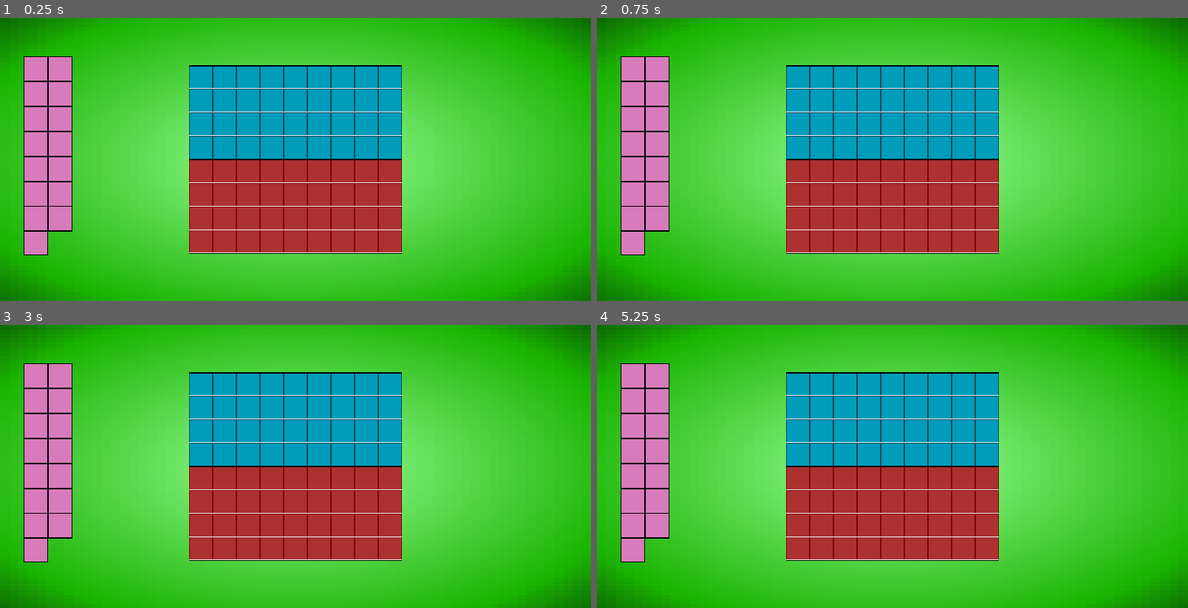
Above: before the commit, frames 1-4 (two rows, left to right).
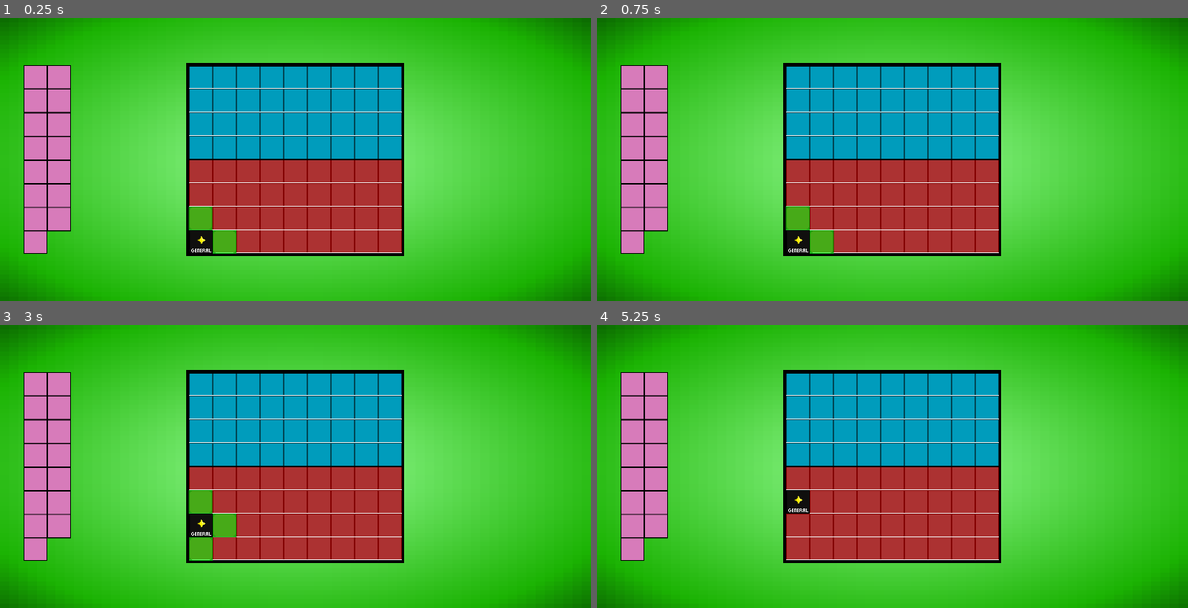
Above: after the commit, the same moments.

Repository: Forther04/Game-Of-The-Generals
Game: Godot game, scene res://Scene/Main.tscn
Two runs of this game, one before a commit and one after it. Both use one fixed random seed, a clock stepped at 60 frames per second and the inputs below.
Inputs (mouse positions are in pixels of both pictures, inside the frame that each line leads up to):
- Up to frame 1 (0.25 s): no input
- Up to frame 2 (0.75 s): click (797, 241) at 0.52 s
- Up to frame 3 (3 s): click (200, 523) at 1.27 s; click (200, 525) at 2.02 s; click (200, 525) at 2.77 s
- Up to frame 4 (5.25 s): click (797, 548) at 3.52 s; click (821, 525) at 4.27 s; click (797, 500) at 5.02 s

The runs differ from the first frame. In frame 1, 3.3% of the frame differs, in the area x 4-69%, y 13-85%; in frame 2, 3.3%; in frame 3, 3.7%; in frame 4, 2.7%.

Commit message:
Revert "Black Flag v2"
This reverts commit 8127b70516bb9c6ca12bd049ef136e920595f513.

Diff:
--- a/Scene/Main.tscn
+++ b/Scene/Main.tscn
@@ -1,7 +1,10 @@
-[gd_scene load_steps=7 format=4 uid="uid://cud612tnjxlyy"]
+[gd_scene load_steps=12 format=4 uid="uid://cud612tnjxlyy"]
 
+[ext_resource type="Script" path="res://Script/Main.gd" id="1_jjkbb"]
 [ext_resource type="Texture2D" uid="uid://djju0agl775jm" path="res://Assest/Board/pieces.png" id="1_jxr0l"]
 [ext_resource type="Texture2D" uid="uid://bs2abvst5wubh" path="res://Assest/Board/Board_Sheet2.png" id="2_a0yi7"]
+[ext_resource type="Texture2D" uid="uid://xy6l648vcojv" path="res://Assest/Board/Border.png" id="3_yqk3d"]
+[ext_resource type="PackedScene" uid="uid://ueyeavrra30y" path="res://Scene/Pieces/Black/Flag.tscn" id="4_bwtr0"]
 
 [sub_resource type="Gradient" id="Gradient_ajfct"]
 offsets = PackedFloat32Array(0, 0.818182, 1)
@@ -11,6 +14,14 @@
 gradient = SubResource("Gradient_ajfct")
 fill = 1
 fill_from = Vector2(0.5, 0.509174)
+
+[sub_resource type="SegmentShape2D" id="SegmentShape2D_ht2sr"]
+a = Vector2(1.52588e-05, -1.46565)
+b = Vector2(-0.488129, 255.023)
+
+[sub_resource type="SegmentShape2D" id="SegmentShape2D_e7704"]
+a = Vector2(1.52588e-05, -1.46565)
+b = Vector2(1.14441e-05, 285.071)
 
 [sub_resource type="TileSetAtlasSource" id="TileSetAtlasSource_7wbm8"]
 texture = ExtResource("2_a0yi7")
@@ -58,6 +69,7 @@
 anchor_bottom = 1.0
 grow_horizontal = 2
 grow_vertical = 2
+script = ExtResource("1_jjkbb")
 
 [node name="Background" type="TextureRect" parent="."]
 layout_mode = 1
@@ -74,17 +86,56 @@
 layout_mode = 1
 anchors_preset = -1
 anchor_left = 0.04
-anchor_top = 0.135
+anchor_top = 0.167
 anchor_right = 0.12
 anchor_bottom = 0.833
-offset_top = 0.319992
-offset_right = -62.0
-offset_bottom = -265.744
+offset_top = -0.256012
+offset_right = -64.0
+offset_bottom = -255.744
 grow_horizontal = 2
 grow_vertical = 2
 scale = Vector2(2, 2)
 texture = ExtResource("1_jxr0l")
 expand_mode = 1
+
+[node name="Border" type="Sprite2D" parent="."]
+position = Vector2(799, 384)
+scale = Vector2(2.04861, 2.04687)
+texture = ExtResource("3_yqk3d")
+
+[node name="Left" type="Area2D" parent="Border"]
+collision_layer = 2
+collision_mask = 2
+
+[node name="Left" type="CollisionShape2D" parent="Border/Left"]
+position = Vector2(-142.536, -127.023)
+shape = SubResource("SegmentShape2D_ht2sr")
+
+[node name="Right" type="Area2D" parent="Border"]
+collision_layer = 2
+collision_mask = 2
+
+[node name="Right" type="CollisionShape2D" parent="Border/Right"]
+position = Vector2(143.024, -127.023)
+shape = SubResource("SegmentShape2D_ht2sr")
+
+[node name="Top" type="Area2D" parent="Border"]
+collision_layer = 2
+collision_mask = 2
+
+[node name="Top" type="CollisionShape2D" parent="Border/Top"]
+position = Vector2(143.024, -127.023)
+rotation = 1.5708
+shape = SubResource("SegmentShape2D_e7704")
+
+[node name="Bottom" type="Area2D" parent="Border"]
+collision_layer = 2
+collision_mask = 2
+
+[node name="Bottom" type="CollisionShape2D" parent="Border/Bottom"]
+position = Vector2(143.024, 126.534)
+rotation = 1.5708
+shape = SubResource("SegmentShape2D_e7704")
 
 [node name="Control" type="Control" parent="."]
 layout_mode = 1
@@ -103,3 +154,8 @@
 scale = Vector2(2, 2)
 tile_map_data = PackedByteArray("AAAIAAYAAAAAAAMAAAAHAAYAAAAAAAMAAAAGAAYAAAAAAAMAAAAFAAYAAAAAAAMAAAAEAAYAAAAAAAMAAAADAA …(1072 unchanged characters)…
 tile_set = SubResource("TileSet_x8qny")
+
+[node name="Black Pieces" type="Node" parent="."]
+
+[node name="Flag" parent="." instance=ExtResource("4_bwtr0")]
+position = Vector2(544, 608)
--- a/Scene/Pieces/Black/Flag.tscn
+++ b/Scene/Pieces/Black/Flag.tscn
@@ -102,8 +102,9 @@
 scale = Vector2(2, 2)
 texture = ExtResource("1_m3crr")
 region_enabled = true
-region_rect = Rect2(0, 0, 32, 32)
+region_rect = Rect2(170, 0, 32, 32)
 script = ExtResource("2_s1w6r")
+pieces = 5
 
 [node name="Main" type="Button" parent="."]
 anchors_preset = 15
--- a/Script/Black Pieces/Black.gd
+++ b/Script/Black Pieces/Black.gd
@@ -1,8 +1,49 @@
 extends Sprite2D
+
+
+@onready var button: Button = $Button
+@onready var top: Area2D = $Choices/Top/TOp
+@onready var bottom: Area2D = $Choices/Bottom/BOttom
+@onready var left: Area2D = $Choices/Left/Left
+@onready var right: Area2D = $Choices/Right/Right
 
 
 @export var pieces : piece
 enum piece {Flag,General_5,General_4,General_3,General_2,General_1}
+
+var currently_selected : bool = false
+var selected : bool = false
+var picked : bool = false
+
+signal piece_selected(piece)
+
+
+func _process(delta: float) -> void:
+	change_piece()
+	if top.overlaps_area($"../Border/Top"):
+		print("Overlaped with Top")
+		$Choices/Top.hide()
+	if left.overlaps_area($"../Border/Left"):
+		print("Overlaped with Left")
+		$Choices/Left.hide()
+	if right.overlaps_area($"../Border/Right"):
+		print("Overlaped with Right")
+		$Choices/Right.hide()
+	if bottom.overlaps_area($"../Border/Bottom"):
+		print("Overlaped with Bottom")
+		$Choices/Bottom.hide()
+	if !top.overlaps_area($"../Border/Top"):
+		print("Overlaped with Top")
+		$Choices/Top.show()
+	if !left.overlaps_area($"../Border/Left"):
+		print("Overlaped with Left")
+		$Choices/Left.show()
+	if !right.overlaps_area($"../Border/Right"):
+		print("Overlaped with Right")
+		$Choices/Right.show()
+	if !bottom.overlaps_area($"../Border/Bottom"):
+		print("Overlaped with Bottom")
+		$Choices/Bottom.show()
 
 
 func change_piece():
@@ -24,3 +65,26 @@
 	if pieces == 5:
 		self.region_rect = Rect2(170,0,32,32)
 		self.name = "1_General"
+
+
+func select():
+	selected = true
+	$Selected.play("Selected")
+func deselect():
+	selected = false
+	$Selected.stop()
+
+func _on_button_pressed():
+	emit_signal("piece_selected", self)
+	if picked == false:
+		$Choices.show()
+		picked = true
+	else:
+		picked = false
+		$Choices.hide()
+
+
+func _on_top_pressed() -> void:
+	$".".position.y -= 64
+	$Choices.hide()
+	$Selected.stop()
--- a/Script/Main.gd
+++ b/Script/Main.gd
@@ -1 +1,16 @@
 extends Control
+
+var selected_piece = null
+
+func _ready():
+	for piece in get_tree().get_nodes_in_group("black_piece"):
+		piece.connect("piece_selected", self._on_piece_selected)
+
+func _on_piece_selected(piece):
+	if selected_piece != piece:
+		if selected_piece:
+			selected_piece.deselect()
+			print("Deselect")
+		selected_piece = piece
+		selected_piece.select()
+		print("Select")
